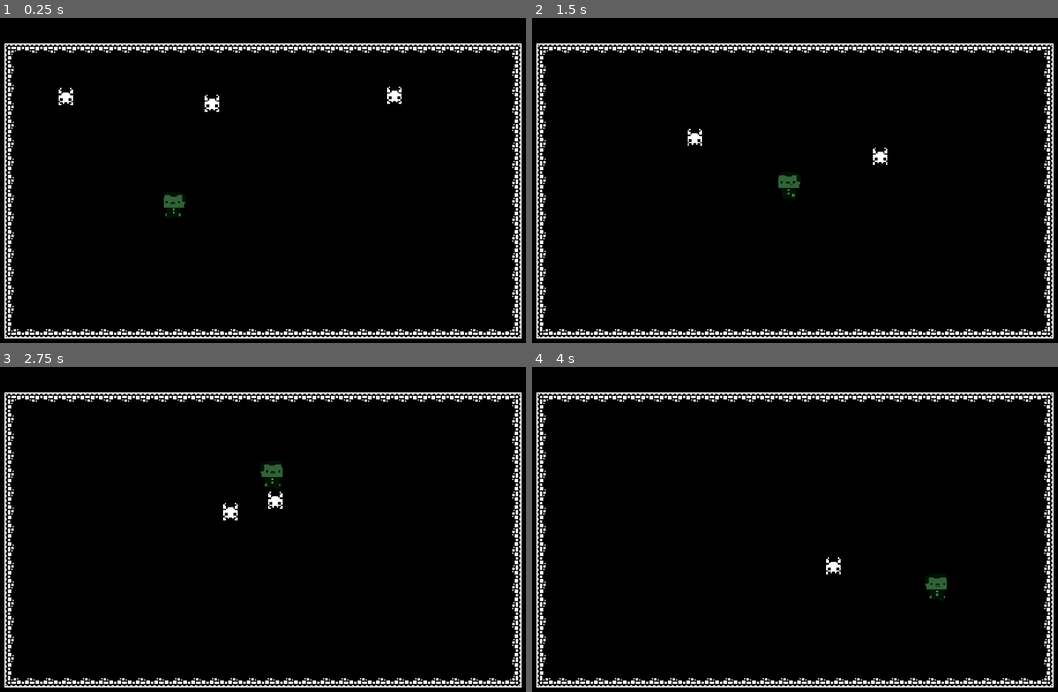
Above: before the commit, frames 1-4 (two rows, left to right).
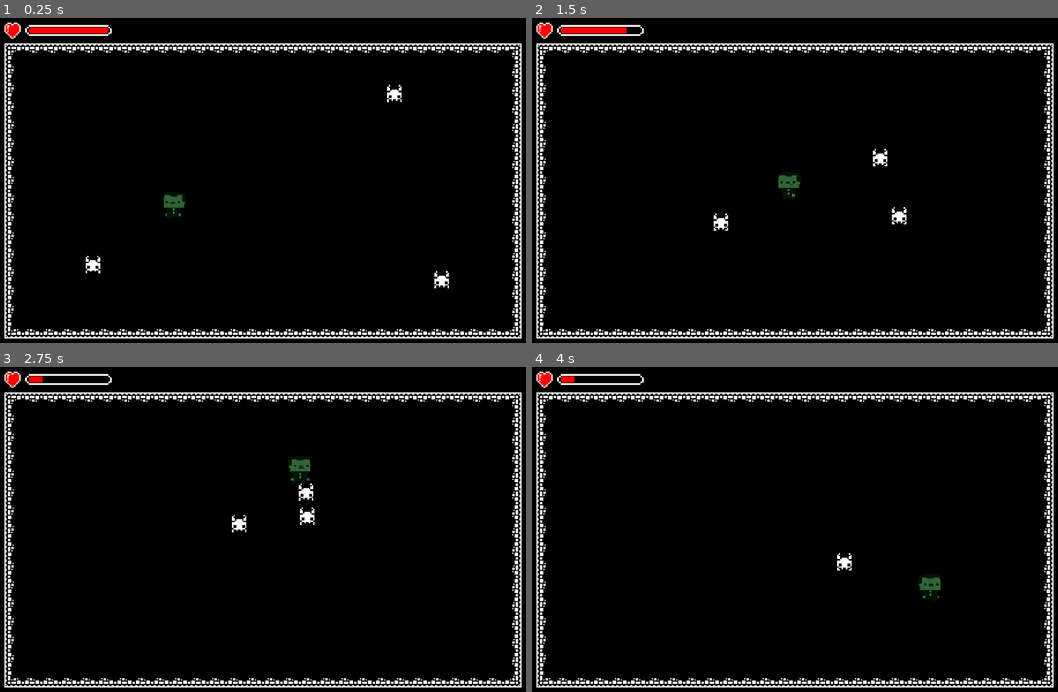
Above: after the commit, the same moments.

Repository: Pablo-Gallina/Biyuyo
Game: Godot game, scene res://assets/scenes/levels/Level_1.tscn
The game is run twice, just before and just after one commit, with the same random seed, the same clock (stepped at 60 frames per second) and the same inputs.
Inputs (mouse positions are in pixels of both pictures, inside the frame that each line leads up to):
- Up to frame 1 (0.25 s): no input
- Up to frame 2 (1.5 s): move the mouse to (926, 170) at 0.52 s; hold Right (ui_right) 0.53-1.28 s; tap A (dash) at 0.6, 1.35 s; move the mouse to (679, 206) at 1.27 s; hold Down (ui_down) from 1.28 s (still down)
- Up to frame 3 (2.75 s): move the mouse to (320, 461) at 2.02 s; release Down (ui_down) at 2.03 s; hold Right (ui_right) from 2.03 s (still down); tap A (dash) at 2.1 s
- Up to frame 4 (4 s): move the mouse to (763, 607) at 2.77 s; release Right (ui_right) at 2.78 s; hold Up (ui_up) 2.78-3.53 s; tap A (dash) at 2.85, 3.6 s; move the mouse to (973, 588) at 3.52 s; hold Left (ui_left) from 3.53 s (still down)

The runs differ from the first frame. In frame 1, 1.1% of the frame differs, in the area x 0-86%, y 1-84%; in frame 2, 1.0%; in frame 3, 1.2%, in the area x 0-60%, y 1-51%; in frame 4, 0.7%.

Commit message:
add healt bar

Diff:
--- /dev/null
+++ b/assets/canvas/healt_bar.tscn
@@ -0,0 +1,25 @@
+[gd_scene load_steps=6 format=2]
+
+[ext_resource path="res://assets/canvas/sprites/progreso_barra.png" type="Texture" id=1]
+[ext_resource path="res://assets/canvas/sprites/fondo_barra.png" type="Texture" id=2]
+[ext_resource path="res://assets/canvas/sprites/borde_barra.png" type="Texture" id=3]
+[ext_resource path="res://scripts/canvas/healt_bar.gd" type="Script" id=4]
+[ext_resource path="res://assets/canvas/sprites/healt.png" type="Texture" id=5]
+
+[node name="healt_bar" type="CanvasLayer"]
+script = ExtResource( 4 )
+
+[node name="TextureProgress" type="TextureProgress" parent="."]
+margin_left = 100.0
+margin_top = 16.0
+margin_right = 252.0
+margin_bottom = 36.0
+value = 50.0
+texture_under = ExtResource( 2 )
+texture_over = ExtResource( 3 )
+texture_progress = ExtResource( 1 )
+
+[node name="Sprite" type="Sprite" parent="."]
+position = Vector2( 78, 26 )
+scale = Vector2( 2.33333, 2.33333 )
+texture = ExtResource( 5 )
--- a/assets/scenes/characters/player.tscn
+++ b/assets/scenes/characters/player.tscn
@@ -19,6 +19,11 @@
 "frames": [ ExtResource( 1 ) ],
 "loop": true,
 "name": "dash",
+"speed": 5.0
+}, {
+"frames": [ ExtResource( 10 ), null ],
+"loop": true,
+"name": "hit",
 "speed": 5.0
 }, {
 "frames": [ ExtResource( 10 ), ExtResource( 3 ), ExtResource( 8 ), ExtResource( 7 ) ],
@@ -49,7 +54,8 @@
 position = Vector2( -2.5, -2.91667 )
 scale = Vector2( 1.13889, 1.13889 )
 frames = SubResource( 3 )
-animation = "dash"
+animation = "idle"
+frame = 2
 playing = true
 
 [node name="Area2D" type="Area2D" parent="."]
--- a/assets/scenes/enemy/enemy.tscn
+++ b/assets/scenes/enemy/enemy.tscn
@@ -21,7 +21,8 @@
 radius = 608.763
 
 [node name="enemy" type="KinematicBody2D" groups=["enemy"]]
-collision_layer = 2
+collision_layer = 3
+collision_mask = 3
 script = ExtResource( 5 )
 
 [node name="col_enemy" type="CollisionShape2D" parent="."]
@@ -33,6 +34,7 @@
 scale = Vector2( 2.5, 2.5 )
 frames = SubResource( 2 )
 animation = "idle"
+frame = 2
 playing = true
 
 [node name="Area2D" type="Area2D" parent="."]
--- a/assets/scenes/levels/Level_1.tscn
+++ b/assets/scenes/levels/Level_1.tscn
@@ -11,6 +11,7 @@
 [ext_resource path="res://assets/tiles/tile_0217.png" type="Texture" id=9]
 [ext_resource path="res://assets/scenes/enemy/enemy.tscn" type="PackedScene" id=10]
 [ext_resource path="res://assets/audio/bg_audio.mp3" type="AudioStream" id=11]
+[ext_resource path="res://assets/canvas/healt_bar.tscn" type="PackedScene" id=12]
 
 [sub_resource type="RectangleShape2D" id=1]
 extents = Vector2( 448.062, 8 )
@@ -503,10 +504,13 @@
 [node name="enemy_container" type="Node2D" parent="."]
 
 [node name="enemy" parent="enemy_container" instance=ExtResource( 10 )]
-position = Vector2( 104, 104 )
+position = Vector2( 144, 432 )
 
 [node name="enemy2" parent="enemy_container" instance=ExtResource( 10 )]
-position = Vector2( 384, 104 )
+position = Vector2( 816, 456 )
 
 [node name="enemy3" parent="enemy_container" instance=ExtResource( 10 )]
 position = Vector2( 728, 104 )
+
+[node name="healt_bar" parent="." instance=ExtResource( 12 )]
+player_node = NodePath("../player")
--- /dev/null
+++ b/scripts/canvas/healt_bar.gd
@@ -0,0 +1,7 @@
+extends CanvasLayer
+
+export var player_node : NodePath
+onready var player = get_node(player_node)
+
+func _process(_delta):
+	$TextureProgress.value = player.healt
--- a/scripts/player/player.gd
+++ b/scripts/player/player.gd
@@ -6,6 +6,7 @@
 export var dash_speed: float = 800 # Velocidad del dash
 export var dash_duration: float = 0.2  # Duración del dash en segundos
 export var dash_cooldown: float = 3.0  # Tiempo de espera entre dashes en segundos
+export var healt = 100
 
 var can_dash: bool = true  # Indica si se puede hacer un dash
 var dash_timer: float = 0.0  # Contador de tiempo para el dash
@@ -18,7 +19,7 @@
 	motion_ctrl()
 	set_player_animation()
 	handle_dash(delta)
-#	print("inicio")
+	print(healt)
 
 func motion_ctrl() -> void:
 	var input_vector = get_input_vector_mouse()
@@ -93,8 +94,13 @@
 func _on_Area2D_body_entered(body):
 	if body.is_in_group("enemy") and can_dash:
 		print("ENEMY your  deat")
+		$spr_player.play("hit")
+		damage_ctrl(20)
 
 	if body.is_in_group("enemy") and !can_dash:
 		print("enemy eleminded")
 		if body.has_method("eliminate_enemy"):
 			body.eliminate_enemy()
+
+func damage_ctrl(damage: int) -> void:
+	healt -= damage
Binary file added: assets/canvas/sprites/borde_barra.png
Not shown, added: assets/canvas/sprites/borde_barra.png.import
Binary file added: assets/canvas/sprites/fondo_barra.png
Not shown, added: assets/canvas/sprites/fondo_barra.png.import
Binary file added: assets/canvas/sprites/healt.png
Not shown, added: assets/canvas/sprites/healt.png.import
Binary file added: assets/canvas/sprites/progreso_barra.png
Not shown, added: assets/canvas/sprites/progreso_barra.png.import
Not shown: 1 places in assets/scenes/levels/Level_1.tscn that only renumber resources
